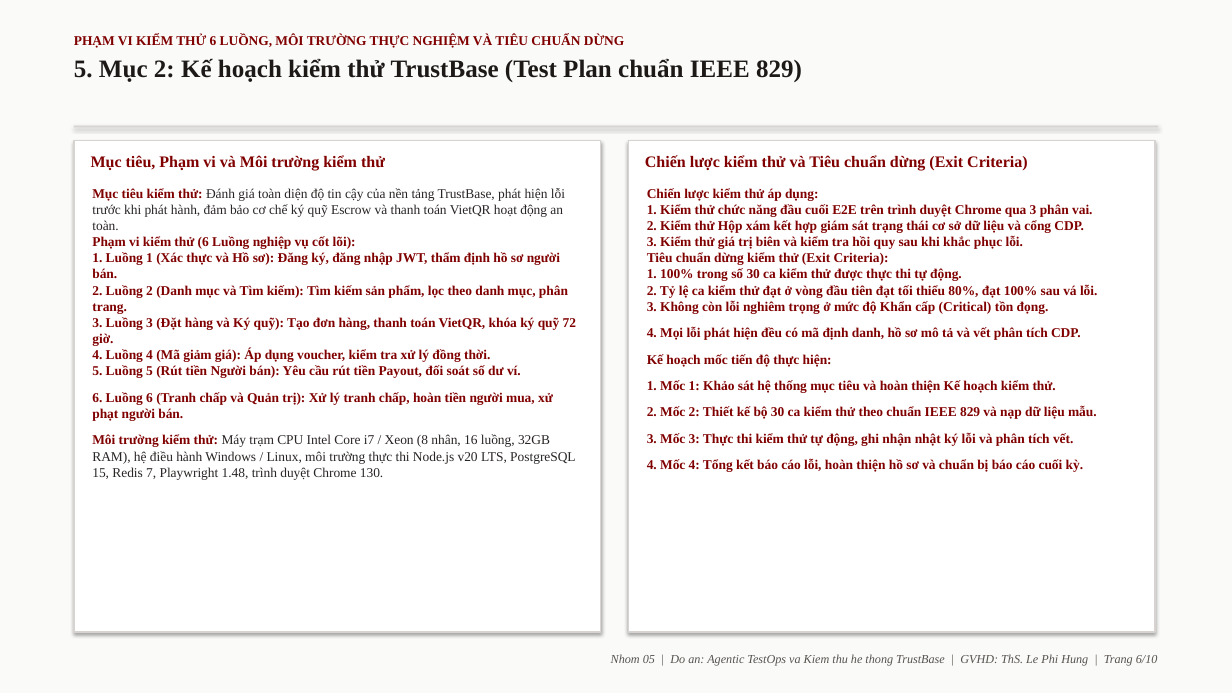
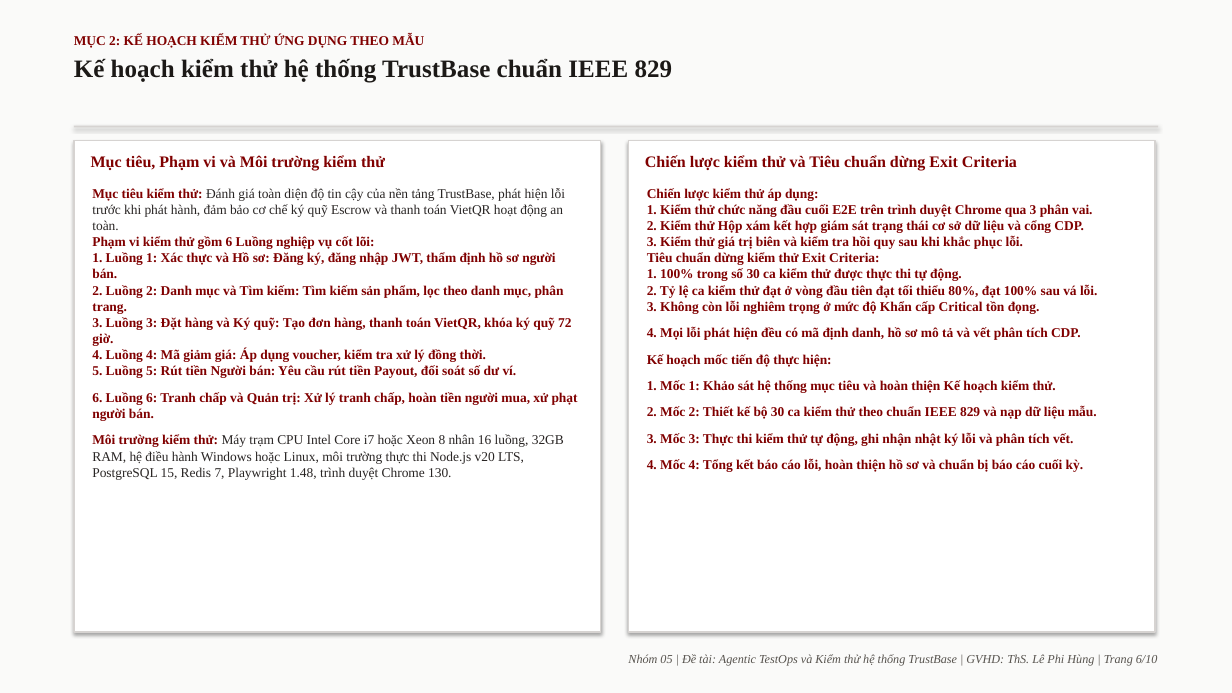
Before and after one commit to justpassingByte/agentic-test-ops, a slide deck: slide 6 of Nhom05_AgenticTestOps_ThuyetTrinh.pptx. Drawn at 1232x693 pixels with LibreOffice and Linux fonts; fonts in the diff are those of the drawing. Boxes give left, top, right and bottom in pixels: in the first picture for what was removed or moved away, otherwise in the second. Text is boxed around its words. In the diff, an @@ line names an element or a change of style, - is before the commit and + after.

```diff
--- a/Nhom05_AgenticTestOps_ThuyetTrinh.pptx
+++ b/Nhom05_AgenticTestOps_ThuyetTrinh.pptx
@@ text at [74,35,673,83]: text changed; size 10.5 to 19.5 pt; text colour #800000 to #1C1917 @@
-PHẠM VI KIỂM THỬ 6 LUỒNG, MÔI TRƯỜNG THỰC NGHIỆM VÀ TIÊU CHUẨN DỪNG
-5. Mục 2: Kế hoạch kiểm thử TrustBase (Test Plan chuẩn IEEE 829)
+MỤC 2: KẾ HOẠCH KIỂM THỬ ỨNG DỤNG THEO MẪU
+Kế hoạch kiểm thử hệ thống TrustBase chuẩn IEEE 829
@@ text at [645,155,1017,171]: text changed @@
-Chiến lược kiểm thử và Tiêu chuẩn dừng (Exit Criteria)
+Chiến lược kiểm thử và Tiêu chuẩn dừng Exit Criteria
@@ text at [92,236,578,480]: text changed @@
-Phạm vi kiểm thử (6 Luồng nghiệp vụ cốt lõi):
-1. Luồng 1 (Xác thực và Hồ sơ): Đăng ký, đăng nhập JWT, thẩm định hồ sơ người bán.
-2. Luồng 2 (Danh mục và Tìm kiếm): Tìm kiếm sản phẩm, lọc theo danh mục, phân trang.
-3. Luồng 3 (Đặt hàng và Ký quỹ): Tạo đơn hàng, thanh toán VietQR, khóa ký quỹ 72 giờ.
-4. Luồng 4 (Mã giảm giá): Áp dụng voucher, kiểm tra xử lý đồng thời.
-5. Luồng 5 (Rút tiền Người bán): Yêu cầu rút tiền Payout, đối soát số dư ví.
-6. Luồng 6 (Tranh chấp và Quản trị): Xử lý tranh chấp, hoàn tiền người mua, xử phạt người bán.
-Môi trường kiểm thử: Máy trạm CPU Intel Core i7 / Xeon (8 nhân, 16 luồng, 32GB RAM), hệ điều hành Windows / Linux, môi trường thực thi Node.js v20 LTS, PostgreSQL 15, Redis 7, Playwright 1.48, trình duyệt Chrome 130.
+Phạm vi kiểm thử gồm 6 Luồng nghiệp vụ cốt lõi:
+1. Luồng 1: Xác thực và Hồ sơ: Đăng ký, đăng nhập JWT, thẩm định hồ sơ người bán.
+2. Luồng 2: Danh mục và Tìm kiếm: Tìm kiếm sản phẩm, lọc theo danh mục, phân trang.
+3. Luồng 3: Đặt hàng và Ký quỹ: Tạo đơn hàng, thanh toán VietQR, khóa ký quỹ 72 giờ.
+4. Luồng 4: Mã giảm giá: Áp dụng voucher, kiểm tra xử lý đồng thời.
+5. Luồng 5: Rút tiền Người bán: Yêu cầu rút tiền Payout, đối soát số dư ví.
+6. Luồng 6: Tranh chấp và Quản trị: Xử lý tranh chấp, hoàn tiền người mua, xử phạt người bán.
+Môi trường kiểm thử: Máy trạm CPU Intel Core i7 hoặc Xeon 8 nhân 16 luồng, 32GB RAM, hệ điều hành Windows hoặc Linux, môi trường thực thi Node.js v20 LTS, PostgreSQL 15, Redis 7, Playwright 1.48, trình duyệt Chrome 130.
@@ text at [647,252,1097,341]: text changed @@
-Tiêu chuẩn dừng kiểm thử (Exit Criteria):
-1. 100% trong số 30 ca kiểm thử được thực thi tự động.
-2. Tỷ lệ ca kiểm thử đạt ở vòng đầu tiên đạt tối thiểu 80%, đạt 100% sau vá lỗi.
-3. Không còn lỗi nghiêm trọng ở mức độ Khẩn cấp (Critical) tồn đọng.
-4. Mọi lỗi phát hiện đều có mã định danh, hồ sơ mô tả và vết phân tích CDP.
+Tiêu chuẩn dừng kiểm thử Exit Criteria:
+1. 100% trong số 30 ca kiểm thử được thực thi tự động.
+2. Tỷ lệ ca kiểm thử đạt ở vòng đầu tiên đạt tối thiểu 80%, đạt 100% sau vá lỗi.
+3. Không còn lỗi nghiêm trọng ở mức độ Khẩn cấp Critical tồn đọng.
+4. Mọi lỗi phát hiện đều có mã định danh, hồ sơ mô tả và vết phân tích CDP.
@@ text at [628,654,1158,666]: text changed @@
-Nhom 05 | Do an: Agentic TestOps va Kiem thu he thong TrustBase | GVHD: ThS. Le Phi Hung | Trang 6/10
+Nhóm 05 | Đề tài: Agentic TestOps và Kiểm thử hệ thống TrustBase | GVHD: ThS. Lê Phi Hùng | Trang 6/10
```
Also in this commit, not shown: 9 other slides changed, 1 other file.
